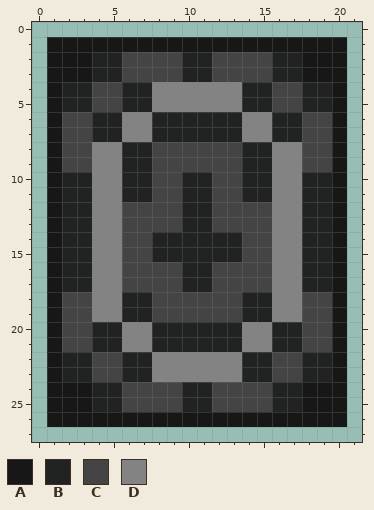
Two versions of one pixel-art sprite, img/mBCK.png. Above is the file before it was changed.
The file is 22x28 pixels. Colours within 5 levels of each other are drawn and written as one.
Palette (. is transparent): A #171717  B #212222  C #444444  D #838383
Pixels before, first column x 1:
 1 AAAAAAAAAAAAAAAAAAAA
 2 AAABBCCCCBBCCCCBBAAA
 3 AAABBCCCCBBCCCCBBAAA
 4 ABBCCBBDDDDDDBBCCBBA
 5 ABBCCBBDDDDDDBBCCBBA
 6 ACCBBDDBBBBBBDDBBCCA
 7 ACCBBDDBBBBBBDDBBCCA
 8 ACCDDBBCCCCCCBBDDCCA
 9 ACCDDBBCCCCCCBBDDCCA
10 ABBDDBBCCBBCCBBDDBBA
11 ABBDDBBCCBBCCBBDDBBA
12 ABBDDCCCCBBCCCCDDBBA
13 ABBDDCCCCBBCCCCDDBBA
14 ABBDDCCBBBBBBCCDDBBA
15 ABBDDCCBBBBBBCCDDBBA
16 ABBDDCCCCBBCCCCDDBBA
17 ABBDDCCCCBBCCCCDDBBA
18 ACCDDBBCCCCCCBBDDCCA
19 ACCDDBBCCCCCCBBDDCCA
20 ACCBBDDBBBBBBDDBBCCA
21 ACCBBDDBBBBBBDDBBCCA
22 ABBCCBBDDDDDDBBCCBBA
23 ABBCCBBDDDDDDBBCCBBA
24 AAABBCCCCBBCCCCBBAAA
25 AAABBCCCCBBCCCCBBAAA
26 AAAAAAAAAAAAAAAAAAAA
Now the later version:
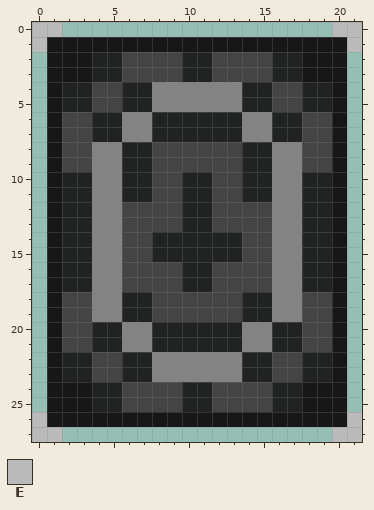
Colours new in this view: E #bababa
The edit:
Colour E now appears in row 0 at x 0 to 1 and 20 to 21; in row 1 at x 0 and 21; in row 26 at x 0 and 21; in row 27 at x 0 to 1 and 20 to 21.
Pixel boxes of the changes (left, top, right, bottom) in both pictures:
added: (32, 22, 62, 52)
added: (332, 22, 362, 52)
added: (32, 412, 62, 442)
added: (332, 412, 362, 442)
